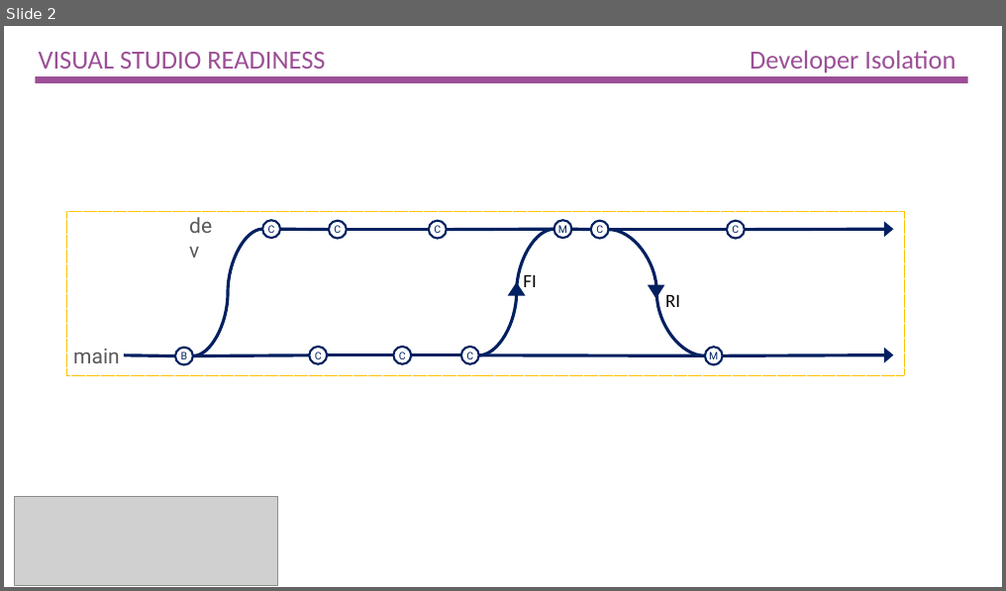
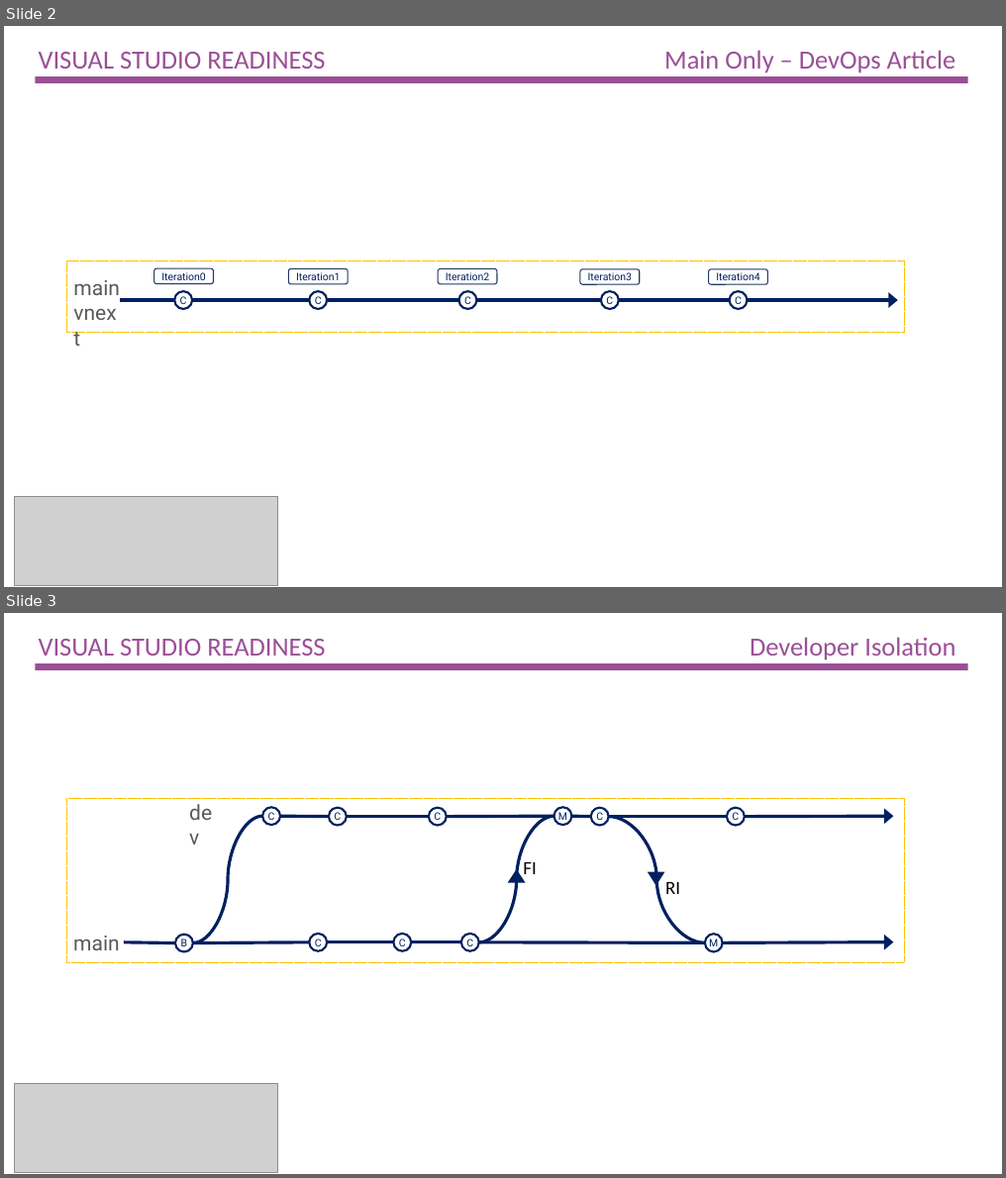
Before and after one commit to ALM-Rangers/Guidance, a slide deck: src/Branching/TFVC Illustration Collection 1 New Style.pptx. Shown one above the other, each under a label of ours: slide 2 before the commit, slides 2 and 3 after it. The pictures are 1006x591 and 1006x1178 pixels, drawn with LibreOffice and Linux fonts; fonts in the diff are those of the drawing; grey boxes stand for pictures. Boxes give left, top, right and bottom in pixels: in the first picture for what was removed or moved away, otherwise in the second. Text is boxed around its words. In the diff, an @@ line names an element or a change of style, - is before the commit and + after.

Commit message:
Add new initial and vnext diagrams for DevOps article

```diff
--- a/src/Branching/TFVC Illustration Collection 1 New Style.pptx
+++ b/src/Branching/TFVC Illustration Collection 1 New Style.pptx
@@ slide 2 added at (4,26,1002,587), background #FFFFFF @@
@@ title added at (39,50,956,74), 25.2 pt, text #9B4F96 @@
+VISUAL STUDIO READINESS Main Only – DevOps Article
@@ rectangle added at (35,76,967,83), fill #9B4F96 @@
@@ rectangle added at (66,261,904,332), outline #FFC000 0.5 pt dashed @@
@@ text added at (73,280,120,295), 20 pt, text #595959 @@
+main
+vnext
@@ rounded rectangle added at (154,269,214,283), outline #203864 1 pt, 10 pt, text #002060 @@
+Iteration0
@@ ellipse added at (174,291,193,310), fill #FFFFFF, outline #002060 2 pt, 10 pt, text #002060 @@
+C
@@ rounded rectangle added at (288,270,348,284), outline #203864 1 pt, 10 pt, text #002060 @@
+Iteration1
@@ ellipse added at (310,291,328,310), fill #FFFFFF, outline #002060 2 pt, 10 pt, text #002060 @@
+C
@@ rounded rectangle added at (439,270,497,284), outline #203864 1 pt, 10 pt, text #002060 @@
+Iteration2
@@ ellipse added at (459,291,477,310), fill #FFFFFF, outline #002060 2 pt, 10 pt, text #002060 @@
+C
@@ rounded rectangle added at (580,270,640,284), outline #203864 1 pt, 10 pt, text #002060 @@
+Iteration3
@@ ellipse added at (601,291,620,310), fill #FFFFFF, outline #002060 2 pt, 10 pt, text #002060 @@
+C
@@ rounded rectangle added at (709,270,767,284), outline #203864 1 pt, 10 pt, text #002060 @@
+Iteration4
@@ ellipse added at (730,291,747,310), fill #FFFFFF, outline #002060 2 pt, 10 pt, text #002060 @@
+C
@@ line added from (120, 300) to (174, 300), #002060 3 pt @@
@@ line added from (192, 300) to (310, 300), #002060 3 pt @@
@@ line added from (327, 300) to (459, 300), #002060 3 pt @@
@@ line added from (477, 300) to (601, 300), #002060 3 pt @@
@@ line added from (619, 300) to (730, 300), #002060 3 pt @@
@@ arrow added from (747, 300) to (898, 300), #002060 3 pt @@
@@ picture added at (15,497,278,585) @@
@@ what was slide 2 is now slide 3 @@
```
Also in this commit, not shown: 1 slide changed, 1 other slide added.
